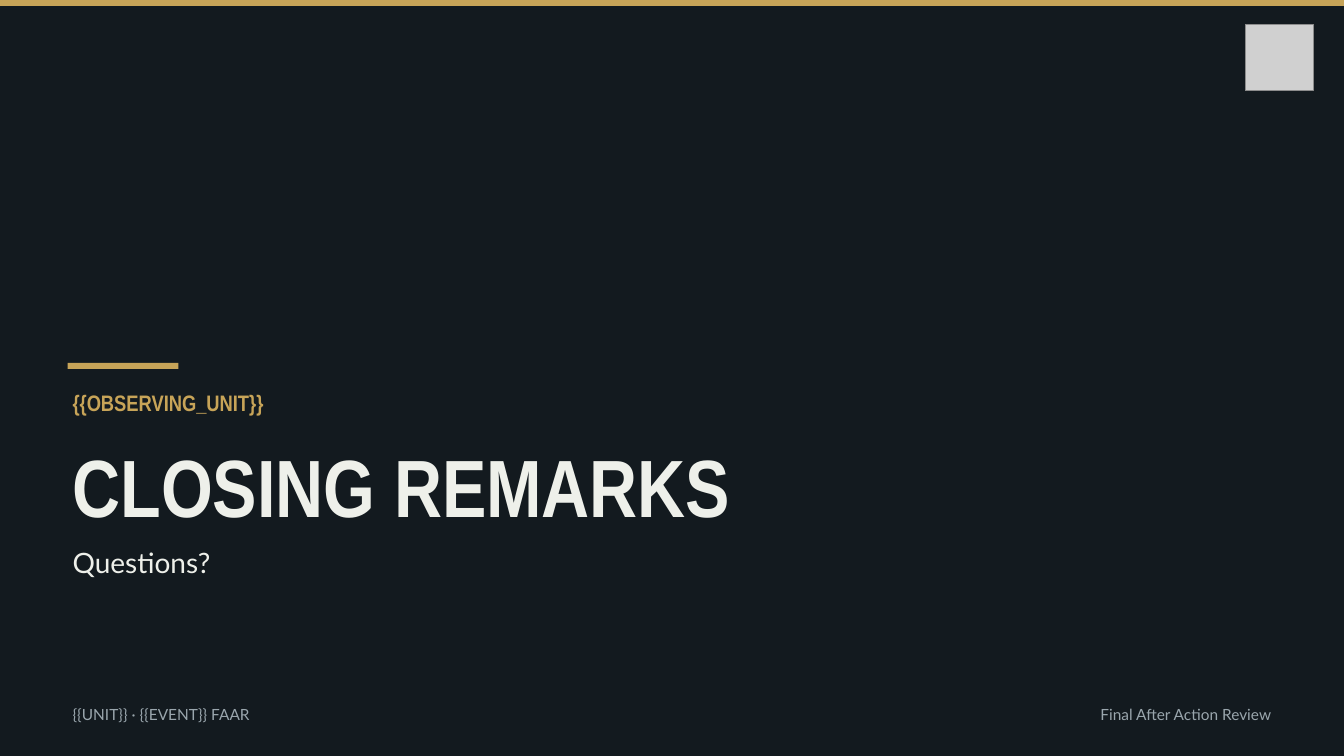
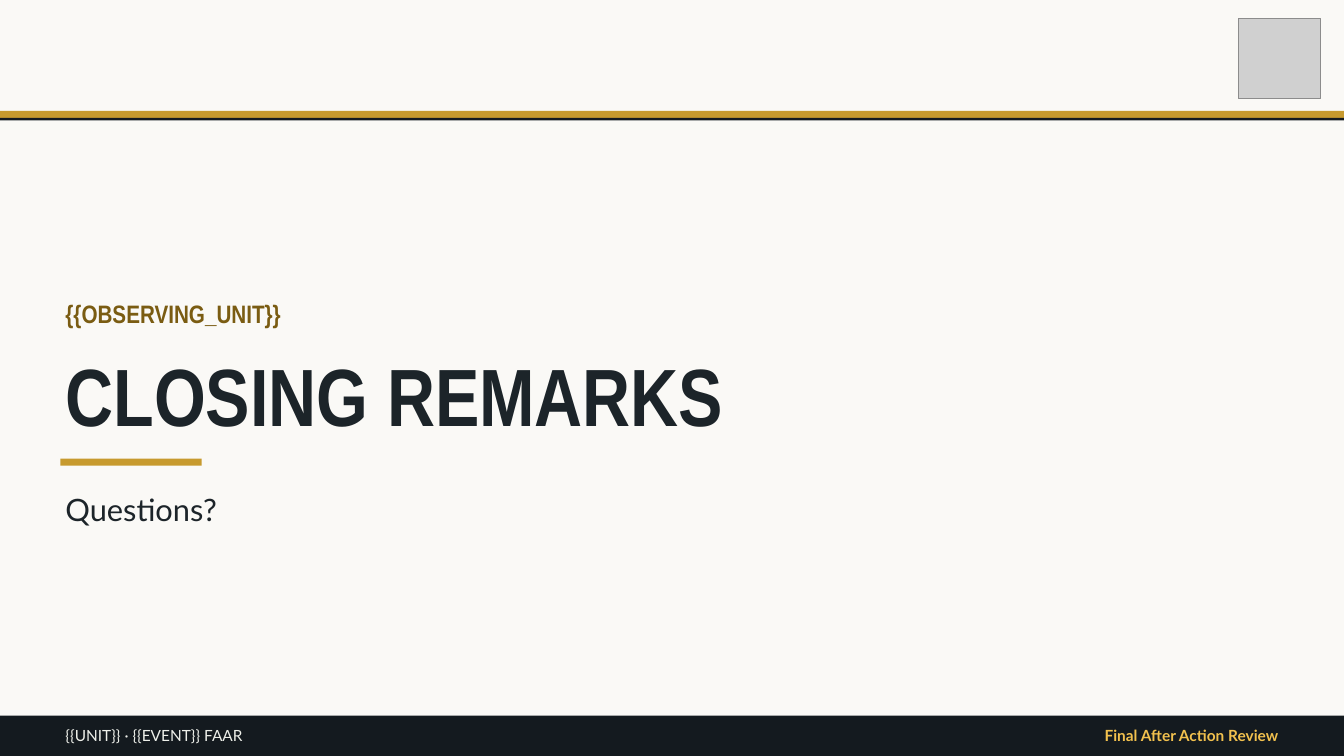
Before and after one commit to bwest63/trace, a slide deck: slide 14 of templates/faar-template.pptx (slide 18 before the commit). Drawn at 1344x756 pixels with LibreOffice and Linux fonts; fonts in the diff are those of the drawing; grey boxes stand for pictures. Boxes give left, top, right and bottom in pixels: in the first picture for what was removed or moved away, otherwise in the second. Text is boxed around its words. In the diff, an @@ line names an element or a change of style, - is before the commit and + after.

```diff
--- a/templates/faar-template.pptx
+++ b/templates/faar-template.pptx
@@ background #131A1F to #FAF9F6 @@
@@ picture: place and size @@
-picture at (1245,24,1314,91)
+picture at (1238,18,1321,99)
@@ rectangle: place and size @@
-rectangle at (0,0,1344,6)
+rectangle at (0,111,1344,118)
@@ rectangle at (0,111,1344,118): fill #C7A458 to #C79A2E @@
@@ rectangle added at (0,118,1344,121), fill #141A1F @@
@@ text "{{OBSERVING_UNIT}}": place and size @@
-text "{{OBSERVING_UNIT}}" at (73,395,264,415)
+text "{{OBSERVING_UNIT}}" at (65,304,280,329)
@@ text "{{OBSERVING_UNIT}}" at (65,304,280,329): size 16 to 18 pt, text colour #C7A458 to #7A5C12 @@
@@ text "CLOSING REMARKS": place and size @@
-text "CLOSING REMARKS" at (73,460,730,518)
+text "CLOSING REMARKS" at (65,369,723,427)
@@ text "CLOSING REMARKS" at (65,369,723,427): text colour #EEF0EA to #1C2429 @@
@@ rectangle removed at (68,363,178,369) @@
@@ rectangle added at (60,459,202,466), fill #C79A2E @@
@@ text "Questions?": place and size @@
-text "Questions?" at (73,552,211,577)
+text "Questions?" at (65,498,216,526)
@@ text "Questions?" at (65,498,216,526): size 20 to 22 pt, text colour #EEF0EA to #1C2429 @@
@@ rectangle added at (0,716,1344,756), fill #141A1F @@
@@ text "{{UNIT}} · {{EVENT}} FAAR": place and size @@
-text "{{UNIT}} · {{EVENT}} FAAR" at (73,708,249,722)
+text "{{UNIT}} · {{EVENT}} FAAR" at (65,729,242,744)
@@ text "{{UNIT}} · {{EVENT}} FAAR" at (65,729,242,744): text colour #9AA6AD to #EEF0EA; vertical alignment top to middle @@
@@ text "Final After Action Review": place and size @@
-text "Final After Action Review" at (1100,708,1271,720)
+text "Final After Action Review" at (1105,729,1278,741)
@@ text "Final After Action Review" at (1105,729,1278,741): text colour #9AA6AD to #F2C14E, bold on; vertical alignment top to middle @@
```
Also in this commit, not shown: 13 other slides changed, 1 slide added, 5 slides removed, 6 other files.
